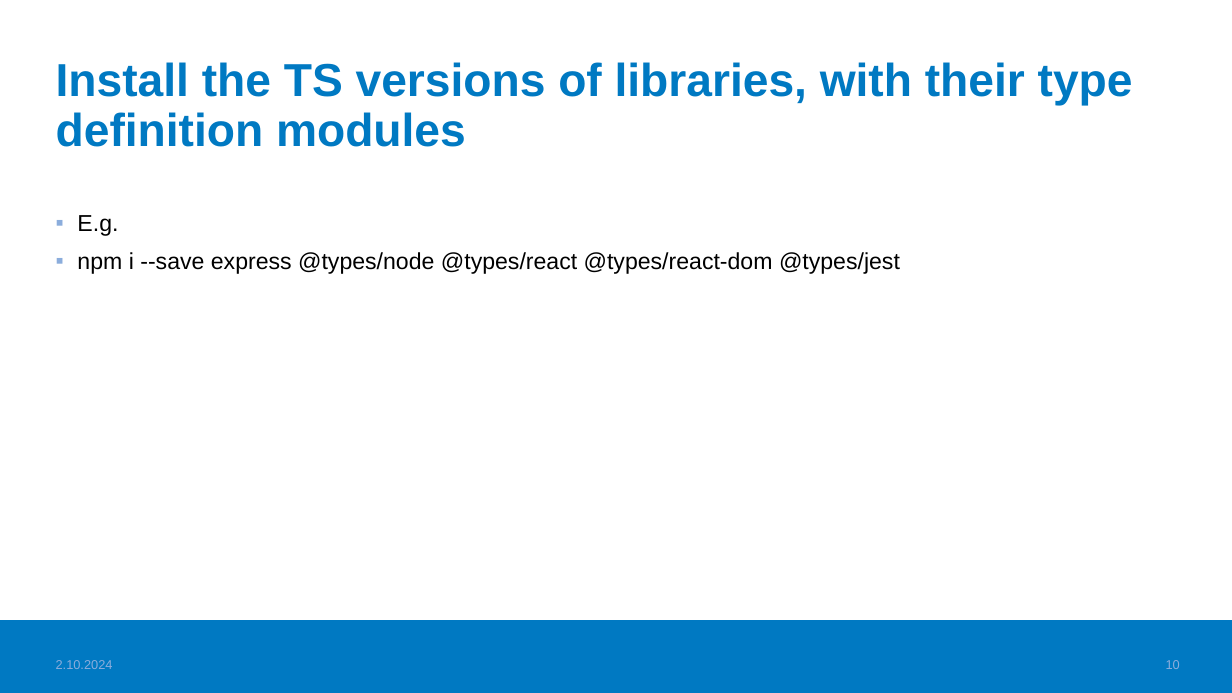
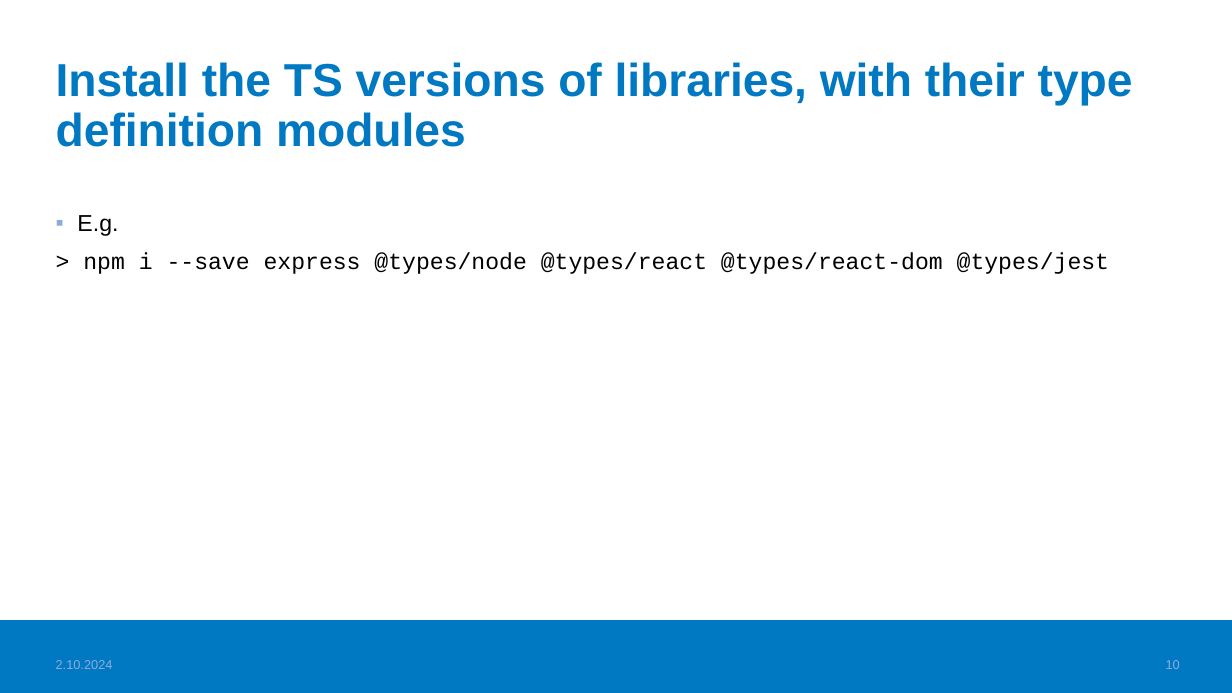
Before and after one commit to valju/JS_ES_Features, a slide deck: slide 10 of TS_basics/TypeScript_usage_understood.pptx. Drawn at 1232x693 pixels with LibreOffice and Linux fonts; fonts in the diff are those of the drawing; background and template pictures are left out. Boxes give left, top, right and bottom in pixels: in the first picture for what was removed or moved away, otherwise in the second. Text is boxed around its words. In the diff, an @@ line names an element or a change of style, - is before the commit and + after.

```diff
--- a/TS_basics/TypeScript_usage_understood.pptx
+++ b/TS_basics/TypeScript_usage_understood.pptx
@@ text at [83, 253, 1109, 274]: text changed; font Arial to Courier New @@
-▪ npm i --save express @types/node @types/react @types/react-dom @types/jest
+> npm i --save express @types/node @types/react @types/react-dom @types/jest
```
Also in this commit, not shown: 8 other slides changed, 1 slide removed, 1 other file.
